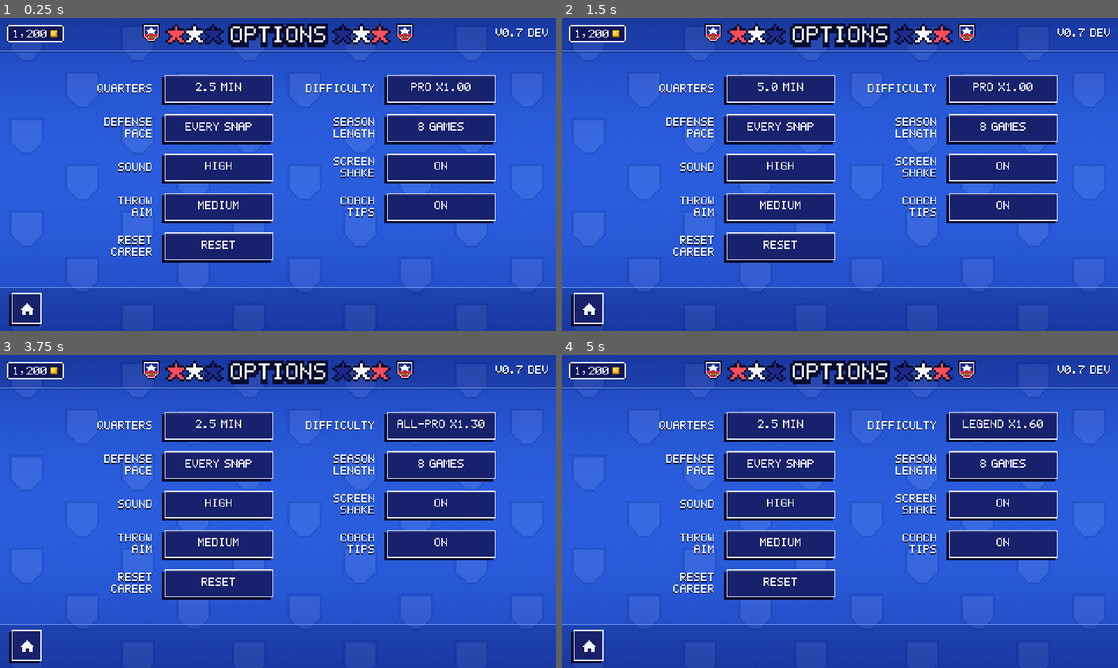
Above: before the commit, frames 1-4 (two rows, left to right).
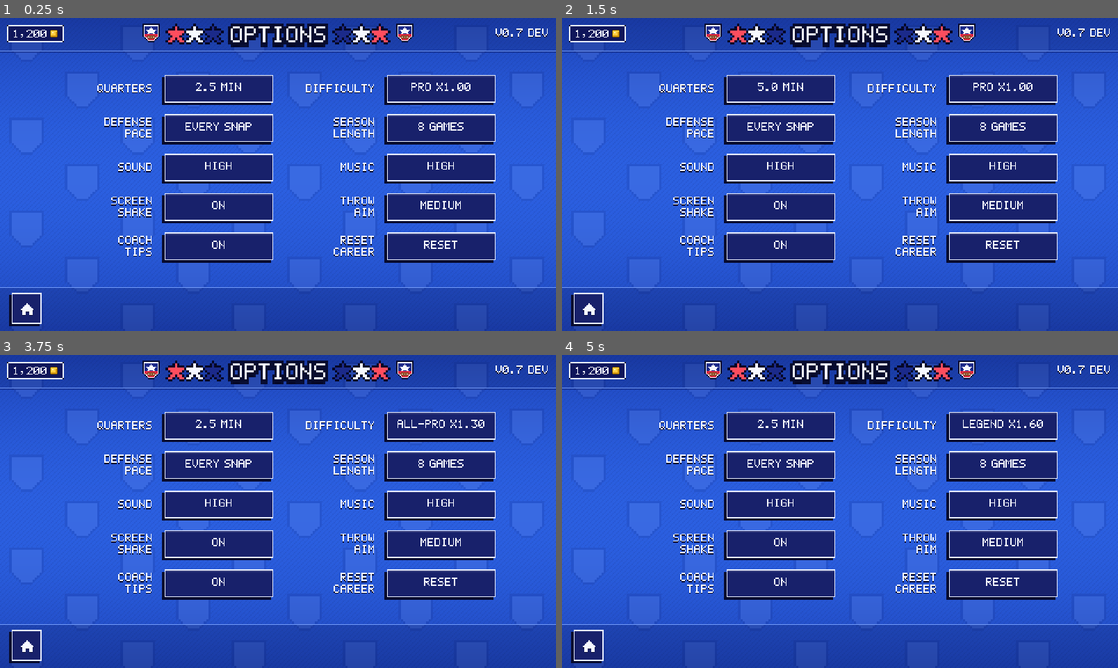
Above: after the commit, the same moments.

Repository: jaxoncarelos/RetroUltimateTeam
Game: Godot game, scene res://scenes/meta/settings.tscn
Same seed, same stepped clock (60 frames per second), same inputs: the game is played once before the commit and once after it. This scene is started directly instead of the project's main scene.
Inputs:
- Up to frame 1 (0.25 s): no input
- Up to frame 2 (1.5 s): click "2.5 MIN" at 0.5 s; click "3.5 MIN" at 1.25 s
- Up to frame 3 (3.75 s): click "5.0 MIN" at 2 s; click "1.5 MIN" at 2.75 s; click "PRO x1.00" at 3.5 s
- Up to frame 4 (5 s): click "ALL-PRO x1.30" at 4.25 s

The runs differ from the first frame. In frame 1, 3.1% of the frame differs, in the area x 20-90%, y 44-79%; in frame 2, 3.1%; in frame 3, 3.1%; in frame 4, 3.1%.

Commit message:
Music: synthesized menu/game/clutch loops, win/lose jingles, crowd bed and crowd sfx; Options music setting
Co-Authored-By: Claude Sonnet 5.5 <noreply@anthropic.com>

Diff:
--- /dev/null
+++ b/autoload/music.gd
@@ -0,0 +1,300 @@
+extends Node
+## Original chiptune music synthesized in code (no audio files): a mellow menu loop, a driving
+## game loop, a tense clutch loop for close late games, win / lose jingles and a crowd bed.
+## Tracks are rendered once on a worker thread at startup (a second or two on a phone) and
+## start as soon as they are ready. Music.play("menu" | "game" | "clutch" | "") crossfades;
+## Music.jingle("win" | "lose") plays once over a ducked loop; Music.set_crowd(true) adds the
+## stadium murmur. Volume comes from Settings.music_volume. Silent in headless runs.
+
+const RATE := 11025
+const FADE := 0.7
+
+## Per track: tempo, bars as [root midi note, minor?], drum style and how busy the arp/bass are.
+const TRACKS := {
+	"menu": {"bpm": 96, "bars": [[45, true], [41, false], [48, false], [43, false], [45, true], [41, false], [48, false], [43, false]],
+			"style": 0, "lead_seed": 11, "lead_density": 0.5, "key": 57},
+	"game": {"bpm": 138, "bars": [[40, true], [36, false], [43, false], [38, false], [40, true], [36, false], [43, false], [38, false]],
+			"style": 1, "lead_seed": 23, "lead_density": 0.7, "key": 64},
+	"clutch": {"bpm": 156, "bars": [[38, true], [34, false], [36, false], [45, false], [38, true], [34, false], [36, false], [45, false]],
+			"style": 2, "lead_seed": 37, "lead_density": 0.8, "key": 62},
+}
+
+var enabled := true
+
+var _streams: Dictionary = {}
+var _building: Dictionary = {}
+var _wanted := "menu"   # the menu loop starts by itself as soon as it is rendered
+var _current := ""
+var _players: Array[AudioStreamPlayer] = []
+var _active := 0
+var _jingle_player: AudioStreamPlayer
+var _crowd_player: AudioStreamPlayer
+var _crowd_on := false
+var _mutex := Mutex.new()
+
+
+func _ready() -> void:
+	enabled = DisplayServer.get_name() != "headless"
+	if not enabled:
+		return
+	for i in 2:
+		var p := AudioStreamPlayer.new()
+		p.volume_db = -60.0
+		add_child(p)
+		_players.append(p)
+	_jingle_player = AudioStreamPlayer.new()
+	add_child(_jingle_player)
+	_crowd_player = AudioStreamPlayer.new()
+	add_child(_crowd_player)
+	Settings.changed.connect(_apply_volume)
+	for name in ["menu", "game", "clutch", "win", "lose", "crowd"]:
+		_building[name] = true
+		WorkerThreadPool.add_task(_render_task.bind(name))
+
+
+func _render_task(name: String) -> void:
+	var s: AudioStreamWAV
+	match name:
+		"win":
+			s = _jingle([[72, 0.0], [76, 0.11], [79, 0.22], [84, 0.33], [79, 0.5], [84, 0.62], [88, 0.8]], 1.6, 1.0)
+		"lose":
+			s = _jingle([[67, 0.0], [64, 0.22], [60, 0.44], [55, 0.7]], 1.5, 0.9)
+		"crowd":
+			s = _crowd()
+		_:
+			s = _track(TRACKS[name])
+	call_deferred("_on_ready", name, s)
+
+
+func _on_ready(name: String, s: AudioStreamWAV) -> void:
+	if OS.get_cmdline_user_args().has("--music-debug"):
+		print("MUSIC ready ", name, " at ", Time.get_ticks_msec(), " ms, ", s.data.size() / 2, " samples")
+	_streams[name] = s
+	_building.erase(name)
+	if name == _wanted:
+		play(name)
+	if name == "crowd" and _crowd_on:
+		set_crowd(true)
+
+
+## Crossfade to a track ("" = silence). Safe to call before the track finished rendering.
+func play(track: String) -> void:
+	_wanted = track
+	if not enabled or _players.is_empty():
+		return
+	if track == "":
+		_fade_out_current()
+		_current = ""
+		return
+	if track == _current:
+		return
+	if not _streams.has(track):
+		return   # starts from _on_ready
+	_fade_out_current()
+	_active = 1 - _active
+	var p := _players[_active]
+	p.stream = _streams[track]
+	p.volume_db = -60.0
+	p.play()
+	create_tween().tween_property(p, "volume_db", _target_db(), FADE)
+	_current = track
+
+
+func jingle(name: String) -> void:
+	if not enabled or not _streams.has(name) or Settings.music_volume <= 0.0:
+		return
+	_jingle_player.stream = _streams[name]
+	_jingle_player.volume_db = linear_to_db(Settings.music_volume)
+	_jingle_player.play()
+	# Duck the loop under the jingle.
+	var p := _players[_active]
+	if p.playing:
+		var tw := create_tween()
+		tw.tween_property(p, "volume_db", _target_db() - 14.0, 0.2)
+		tw.tween_interval(1.4)
+		tw.tween_property(p, "volume_db", _target_db(), 0.8)
+
+
+func set_crowd(on: bool) -> void:
+	_crowd_on = on
+	if not enabled:
+		return
+	if on and _streams.has("crowd") and Settings.sfx_volume > 0.0:
+		if not _crowd_player.playing:
+			_crowd_player.stream = _streams["crowd"]
+			_crowd_player.volume_db = linear_to_db(Settings.sfx_volume * 0.35)
+			_crowd_player.play()
+	elif not on:
+		_crowd_player.stop()
+
+
+func _target_db() -> float:
+	return linear_to_db(maxf(Settings.music_volume, 0.0001)) if Settings.music_volume > 0.0 else -80.0
+
+
+func _fade_out_current() -> void:
+	var p := _players[_active]
+	if p.playing:
+		var tw := create_tween()
+		tw.tween_property(p, "volume_db", -60.0, FADE)
+		tw.tween_callback(p.stop)
+
+
+func _apply_volume() -> void:
+	if not enabled:
+		return
+	var p := _players[_active]
+	if p.playing:
+		p.volume_db = _target_db()
+	if _crowd_player.playing:
+		_crowd_player.volume_db = linear_to_db(maxf(Settings.sfx_volume * 0.35, 0.0001))
+
+
+# ---------------------------------------------------------------- synthesis (worker thread)
+
+static func _hz(midi: float) -> float:
+	return 440.0 * pow(2.0, (midi - 69.0) / 12.0)
+
+
+## Adds one note to `buf` (mono float samples). wave: 0 pulse 50%, 1 pulse 25%, 2 triangle.
+static func _note(buf: PackedFloat32Array, start: int, length: int, freq: float, wave: int, vol: float, decay: float) -> void:
+	var phase := 0.0
+	var inc := freq / RATE
+	var end := mini(start + length, buf.size())
+	for i in range(start, end):
+		phase += inc
+		if phase >= 1.0:
+			phase -= 1.0
+		var s := 0.0
+		if wave == 2:
+			s = 4.0 * absf(phase - 0.5) - 1.0
+		elif wave == 1:
+			s = 1.0 if phase < 0.25 else -1.0
+		else:
+			s = 1.0 if phase < 0.5 else -1.0
+		var u := float(i - start) / maxf(length, 1)
+		var env := exp(-decay * u) * minf(1.0, float(i - start) / 40.0)
+		buf[i] += s * vol * env
+
+
+static func _kick(buf: PackedFloat32Array, start: int, vol: float) -> void:
+	var n := int(0.11 * RATE)
+	var phase := 0.0
+	for i in n:
+		if start + i >= buf.size():
+			return
+		var u := float(i) / n
+		phase += lerpf(150.0, 45.0, u) / RATE
+		buf[start + i] += sin(phase * TAU) * vol * (1.0 - u)
+
+
+static func _hit(buf: PackedFloat32Array, start: int, seconds: float, vol: float, rng: RandomNumberGenerator) -> void:
+	var n := int(seconds * RATE)
+	for i in n:
+		if start + i >= buf.size():
+			return
+		var u := float(i) / n
+		buf[start + i] += rng.randf_range(-1.0, 1.0) * vol * (1.0 - u) * (1.0 - u)
+
+
+static func _to_wav(buf: PackedFloat32Array, loop: bool) -> AudioStreamWAV:
+	var peak := 0.001
+	for v in buf:
+		peak = maxf(peak, absf(v))
+	var gain := 0.85 / peak if peak > 0.85 else 1.0
+	var bytes := PackedByteArray()
+	bytes.resize(buf.size() * 2)
+	for i in buf.size():
+		bytes.encode_s16(i * 2, int(clampf(buf[i] * gain, -1.0, 1.0) * 32000.0))
+	var w := AudioStreamWAV.new()
+	w.format = AudioStreamWAV.FORMAT_16_BITS
+	w.mix_rate = RATE
+	w.stereo = false
+	w.data = bytes
+	if loop:
+		w.loop_mode = AudioStreamWAV.LOOP_FORWARD
+		w.loop_begin = 0
+		w.loop_end = buf.size()
+	return w
+
+
+## A looping track: bass, arpeggio, a seeded pentatonic lead and drums over 8 chord bars.
+static func _track(spec: Dictionary) -> AudioStreamWAV:
+	var bpm: float = spec["bpm"]
+	var bars: Array = spec["bars"]
+	var style: int = spec["style"]
+	var sps := int(RATE * 60.0 / bpm / 4.0)   # samples per sixteenth
+	var buf := PackedFloat32Array()
+	buf.resize(sps * 16 * bars.size())
+	var rng := RandomNumberGenerator.new()
+	rng.seed = int(spec["lead_seed"])
+	var drum_rng := RandomNumberGenerator.new()
+	drum_rng.seed = 5
+	var key: int = spec["key"]
+	var pent := [0, 3, 5, 7, 10, 12, 15, 17]   # minor pentatonic steps above the key
+	var walk := 3
+	for b in bars.size():
+		var root: int = bars[b][0]
+		var minor: bool = bars[b][1]
+		var third := 3 if minor else 4
+		var tones := [0, third, 7, 12, 7, third]
+		for s in 16:
+			var at := (b * 16 + s) * sps
+			# Bass.
+			if style == 0:
+				if s == 0 or s == 8:
+					_note(buf, at, sps * 7, _hz(root + (0 if s == 0 else 7)), 2, 0.32, 2.5)
+			elif s % 2 == 0:
+				_note(buf, at, sps * 2, _hz(root + (12 if (s / 2) % 4 == 3 else 0)), 2, 0.34, 2.0)
+			# Arpeggio.
+			if style == 0:
+				if s % 2 == 0:
+					_note(buf, at, sps * 2, _hz(root + 24 + int(tones[(s / 2) % tones.size()])), 1, 0.06, 3.0)
+			else:
+				_note(buf, at, sps, _hz(root + 24 + int(tones[s % tones.size()])), 1, 0.05 if style == 1 else 0.06, 3.0)
+			# Lead: a wandering pentatonic melody with a rhythm that breathes.
+			if s % 2 == 0 and rng.randf() < float(spec["lead_density"]):
+				walk = clampi(walk + rng.randi_range(-2, 2), 0, pent.size() - 1)
+				var hold := 2 if style == 0 else (rng.randi_range(1, 2) * 2)
+				_note(buf, at, sps * hold, _hz(key + 12 + int(pent[walk]) + (root - int(bars[0][0]))), 0, 0.13, 2.2)
+			# Drums.
+			if style == 0:
+				if s == 0:
+					_kick(buf, at, 0.3)
+				if s % 4 == 2:
+					_hit(buf, at, 0.02, 0.07, drum_rng)
+			else:
+				if s == 0 or s == 8 or (style == 2 and s == 10):
+					_kick(buf, at, 0.5)
+				if s == 4 or s == 12:
+					_hit(buf, at, 0.09, 0.32, drum_rng)
+				if s % 2 == 0 or style == 2:
+					_hit(buf, at, 0.018, 0.09, drum_rng)
+	return _to_wav(buf, true)
+
+
+## One-shot jingle: notes [midi, start seconds], total length, volume.
+static func _jingle(notes: Array, seconds: float, vol: float) -> AudioStreamWAV:
+	var buf := PackedFloat32Array()
+	buf.resize(int(seconds * RATE))
+	for n in notes:
+		_note(buf, int(float(n[1]) * RATE), int(0.35 * RATE), _hz(float(n[0])), 0, 0.28 * vol, 4.0)
+		_note(buf, int(float(n[1]) * RATE), int(0.35 * RATE), _hz(float(n[0]) - 12.0), 2, 0.2 * vol, 4.0)
+	return _to_wav(buf, false)
+
+
+## Stadium murmur: soft low-passed noise with a slow swell, seamless loop.
+static func _crowd() -> AudioStreamWAV:
+	var n := RATE * 4
+	var buf := PackedFloat32Array()
+	buf.resize(n)
+	var rng := RandomNumberGenerator.new()
+	rng.seed = 99
+	var y := 0.0
+	var z := 0.0
+	for i in n:
+		y += 0.12 * (rng.randf_range(-1.0, 1.0) - y)
+		z += 0.35 * (y - z)
+		var swell := 0.75 + 0.25 * sin(float(i) / n * TAU * 2.0)
+		buf[i] = z * 2.2 * swell
+	return _to_wav(buf, true)
--- a/autoload/scene_router.gd
+++ b/autoload/scene_router.gd
@@ -72,6 +72,9 @@
 	pending_config = config
 	_wipe.mouse_filter = Control.MOUSE_FILTER_STOP
 	Sfx.play("swoosh")
+	if path != MATCH:
+		Music.play("menu")
+		Music.set_crowd(false)
 	var tw := create_tween()
 	tw.tween_property(_wipe, "progress", 1.0, WIPE_TIME)
 	await tw.finished
--- a/autoload/sfx.gd
+++ b/autoload/sfx.gd
@@ -39,6 +39,9 @@
 				["square", 1047, 1047, 0.08, 0.3], ["square", 784, 784, 0.06, 0.3], ["square", 1047, 1047, 0.08, 0.3],
 				["square", 1319, 1319, 0.35, 0.32]],
 		"whoosh": [["noise", 0, 0, 0.22, 0.25]],
+		"cheer": [["noise", 0, 0, 0.9, 0.3], ["triangle", 400, 700, 0.3, 0.12]],
+		"groan": [["triangle", 280, 110, 0.7, 0.3], ["noise", 0, 0, 0.35, 0.1]],
+		"oh": [["triangle", 320, 520, 0.22, 0.25], ["noise", 0, 0, 0.12, 0.1]],
 		"swoosh": [["triangle", 200, 900, 0.14, 0.35]],
 		# Pack opening.
 		"rumble": [["square", 55, 50, 0.5, 0.35], ["noise", 0, 0, 0.1, 0.2]],
--- a/project.godot
+++ b/project.godot
@@ -25,6 +25,7 @@
 SaveManager="*res://autoload/save_manager.gd"
 SceneRouter="*res://autoload/scene_router.gd"
 Sfx="*res://autoload/sfx.gd"
+Music="*res://autoload/music.gd"
 
 [display]
 
--- a/scripts/match/match_controller.gd
+++ b/scripts/match/match_controller.gd
@@ -281,6 +281,9 @@
 func _start_game() -> void:
 	phase = Phase.PREGAME
 	hud.show_pause_button(human != "")
+	if not _sim():
+		Music.play("game")
+		Music.set_crowd(true)
 	if config.has("challenge") and human != "":
 		_start_challenge(config["challenge"])
 		return
@@ -449,6 +452,8 @@
 func _update_scorebug() -> void:
 	if human != "" and gs.score_diff(human) <= -10:
 		_comeback = true
+	if not _sim():   # close late game: the tense loop
+		Music.play("clutch" if (gs.clock.quarter >= 4 and absi(int(gs.score[gs.home]) - int(gs.score[gs.away])) <= 8) else "game")
 	var q: String = "OT" if gs.clock.is_overtime() else ["1ST", "2ND", "3RD", "4TH"][clampi(gs.clock.quarter - 1, 0, 3)] + " QTR"
 	hud.set_score_bar({"home": gs.home, "away": gs.away, "home_score": int(gs.score[gs.home]),
 			"away_score": int(gs.score[gs.away]), "possession": gs.possession, "quarter": q,
@@ -657,14 +662,17 @@
 	match type:
 		"td":
 			Sfx.play("td" if ours or human == "" else "bad")
+			Sfx.play("cheer" if ours or human == "" else "groan")
 			hud.flash(UiTheme.ACCENT if ours else Color("#ff004d"), 0.55)
 			if Settings.shake:
 				camera.add_trauma(0.35)
 		"int", "int_td", "fumble":
 			Sfx.play("bad" if ours else "big")
+			Sfx.play("groan" if ours else "cheer")
 			hud.flash(Color("#ff004d") if ours else Color("#00e436"), 0.45)
 		"sack":
 			Sfx.play("hit")
+			Sfx.play("oh")
 		_:
 			Sfx.play("whistle")
 
@@ -941,6 +949,9 @@
 		_record_sim_game()
 		return
 	var w := gs.winner()
+	Music.set_crowd(false)
+	if human != "" and not _sim():
+		Music.jingle("win" if w == human else "lose")
 	var title := "FINAL" if w == "" else ("YOU WIN!" if w == human else ("%s WIN" % teams[w].team_name.to_upper()))
 	if human == "":
 		title = "FINAL"
@@ -1188,6 +1199,7 @@
 
 func _exit_tree() -> void:
 	get_tree().quit_on_go_back = _quit_on_back_was
+	Music.set_crowd(false)
 
 
 # ---------------------------------------------------------------- ai vs ai batch
--- a/scripts/ui/settings_screen.gd
+++ b/scripts/ui/settings_screen.gd
@@ -36,6 +36,8 @@
 		s.season_games = 17 if s.season_games == 8 else 8)
 	_row("SOUND", "OFF" if s.sfx_volume <= 0.0 else ("LOW" if s.sfx_volume < 0.6 else "HIGH"), func() -> void:
 		s.sfx_volume = 0.4 if s.sfx_volume <= 0.0 else (0.8 if s.sfx_volume < 0.6 else 0.0))
+	_row("MUSIC", "OFF" if s.music_volume <= 0.0 else ("LOW" if s.music_volume < 0.5 else "HIGH"), func() -> void:
+		s.music_volume = 0.3 if s.music_volume <= 0.0 else (0.6 if s.music_volume < 0.5 else 0.0))
 	_row("SCREEN\nSHAKE", "ON" if s.shake else "OFF", func() -> void: s.shake = not s.shake)
 	_row("THROW\nAIM", Settings.AIM_NAMES[s.aim_sens], func() -> void:
 		s.aim_sens = (s.aim_sens + 1) % Settings.AIM_NAMES.size())
--- /dev/null
+++ b/tests/unit/test_music.gd
@@ -0,0 +1,37 @@
+extends GutTest
+## Music: the synthesized loops are audible, not clipped, loop-length exact, and different.
+
+func _stats(w: AudioStreamWAV) -> Dictionary:
+	var n := w.data.size() / 2
+	var peak := 0.0
+	var sq := 0.0
+	for i in n:
+		var v := float(w.data.decode_s16(i * 2)) / 32768.0
+		peak = maxf(peak, absf(v))
+		sq += v * v
+	return {"n": n, "peak": peak, "rms": sqrt(sq / maxf(n, 1))}
+
+
+func test_tracks_are_audible_and_loop_exactly() -> void:
+	var lens := {}
+	for name in ["menu", "game", "clutch"]:
+		var spec: Dictionary = Music.TRACKS[name]
+		var w := Music._track(spec)
+		var s := _stats(w)
+		assert_gt(s["rms"], 0.03, "%s is audible" % name)
+		assert_lt(s["peak"], 0.99, "%s does not clip" % name)
+		assert_eq(w.loop_mode, AudioStreamWAV.LOOP_FORWARD)
+		assert_eq(w.loop_end, s["n"])
+		var sps := int(Music.RATE * 60.0 / float(spec["bpm"]) / 4.0)
+		assert_eq(s["n"], sps * 16 * (spec["bars"] as Array).size(), "%s is whole bars" % name)
+		lens[name] = s["n"]
+	assert_ne(lens["menu"], lens["game"])
+
+
+func test_jingles_and_crowd() -> void:
+	var win := Music._jingle([[72, 0.0], [76, 0.11]], 1.0, 1.0)
+	assert_gt(_stats(win)["rms"], 0.01)
+	assert_eq(win.loop_mode, AudioStreamWAV.LOOP_DISABLED)
+	var crowd := Music._crowd()
+	assert_gt(_stats(crowd)["rms"], 0.02)
+	assert_eq(crowd.loop_mode, AudioStreamWAV.LOOP_FORWARD)
Not shown, added: autoload/music.gd.uid
Not shown, added: tests/unit/test_music.gd.uid
